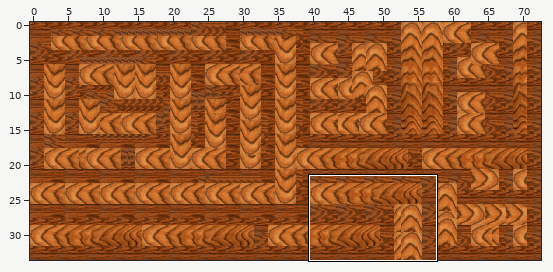
Tiled map: android/assets/test.tmx. The picture above shows the old version from afar; the outline marks the close-up.
Close-up. Earlier state:
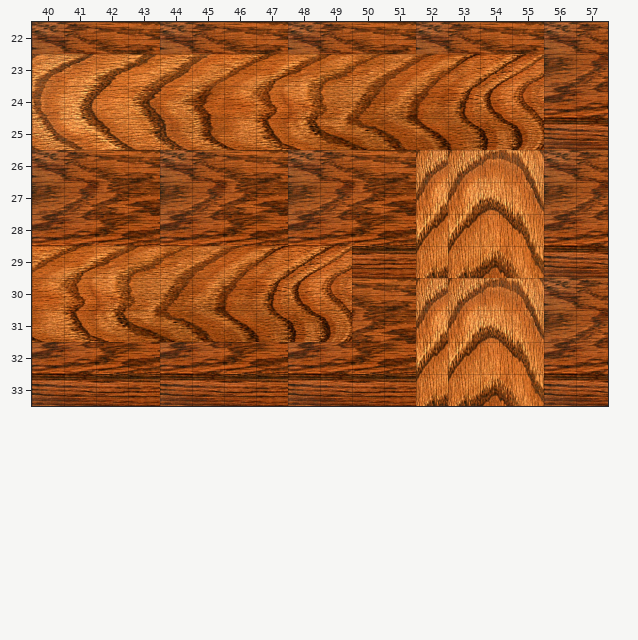
Cells are 32x32 px. Shown: x 40..57, y 22..33. The commit also changed other parts of the map, which this record leaves out.
Once edited:
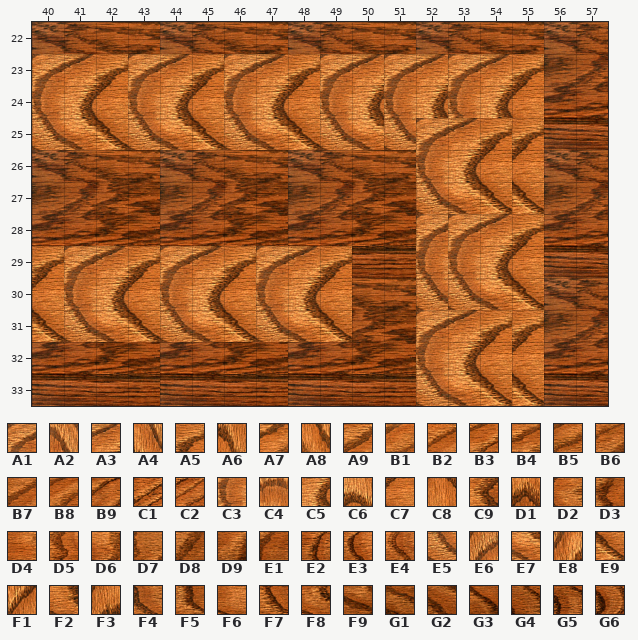
Key: from "wood floor": A1 663, A2 663 turned 90, A3 664, A4 664 turned 90, A5 665, A6 665 turned 90, A7 666, A8 666 turned 90, A9 667, B1 668, B2 669, B3 670, B4 671, B5 672, B6 673, B7 674, B8 675, B9 676, C1 677, C2 678, C3 702, C4 702 turned 90, C5 703, C6 703 turned 90, C7 704, C8 704 turned 90, C9 705, D1 705 turned 90, D2 706, D3 707, D4 708, D5 709, D6 710, D7 711, D8 712, D9 713, E1 714, E2 715, E3 716, E4 717, E5 741, E6 741 turned 90, E7 742, E8 742 turned 90, E9 743, F1 743 turned 90, F2 744, F3 744 turned 90, F4 745, F5 746, F6 747, F7 748, F8 749, F9 750, G1 751, G2 752, G3 753, G4 754, G5 755, G6 756.
__ is an empty cell, .. an unchanged one.
From the commit log: Sixth Commit: add some comments, tried to set up some walls for the game
What changed:
--- layer "Wall"
@@ x 40..55 @@
-23 .. .. .. A7 A9 B1 B2 B3 B4 B5 B6 B7 B8 B9 C1 C2
-24 .. .. .. C9 D2 D3 D4 D5 D6 D7 D8 D9 E1 E2 E3 E4
-25 .. .. .. F2 F4 F5 F6 F7 F8 F9 G1 G2 G3 G4 G5 G6
-26 .. .. .. .. .. .. .. .. .. .. .. .. E6 E6 C4 A2
-27 .. .. .. .. .. .. .. .. .. .. .. .. E8 E8 C6 A4
-28 .. .. .. .. .. .. .. .. .. .. .. .. F1 F1 C8 A6
-29 B2 B3 B4 B5 B6 B7 B8 B9 C1 C2 .. .. F3 F3 D1 A8
-30 D4 D5 D6 D7 D8 D9 E1 E2 E3 E4 .. .. E6 E6 C4 A2
-31 F6 F7 F8 F9 G1 G2 G3 G4 G5 G6 .. .. E8 E8 C6 A4
-32 .. .. .. .. .. .. .. .. .. .. .. .. F1 F1 C8 A6
-33 .. .. .. .. .. .. .. .. .. .. .. .. F3 F3 D1 A8
+23 .. .. .. A1 A3 A5 A1 A3 A5 A1 A3 A1 A3 A1 A3 A5
+24 .. .. .. C3 C5 C7 C3 C5 C7 C3 C5 C3 C5 C3 C5 C7
+25 .. .. .. E5 E7 E9 E5 E7 E9 E5 E7 E5 A1 A3 A5 A5
+26 .. .. .. .. .. .. .. .. .. .. .. .. C3 C5 C7 C7
+27 .. .. .. .. .. .. .. .. .. .. .. .. E5 E7 E9 E9
+28 .. .. .. .. .. .. .. .. .. .. .. .. A1 A1 A3 A5
+29 A5 A1 A3 A5 A1 A3 A5 A1 A3 A5 .. .. C3 C3 C5 C7
+30 C7 C3 C5 C7 C3 C5 C7 C3 C5 C7 .. .. E5 E5 E7 E9
+31 E9 E5 E7 E9 E5 E7 E9 E5 E7 E9 .. .. A1 A3 A5 A5
+32 .. .. .. .. .. .. .. .. .. .. .. .. C3 C5 C7 C7
+33 .. .. .. .. .. .. .. .. .. .. .. .. E5 E7 E9 E9
Changed places in both close-ups, as pixel boxes (x1, y1, x2, y2):
changed: (32, 54, 544, 406)
